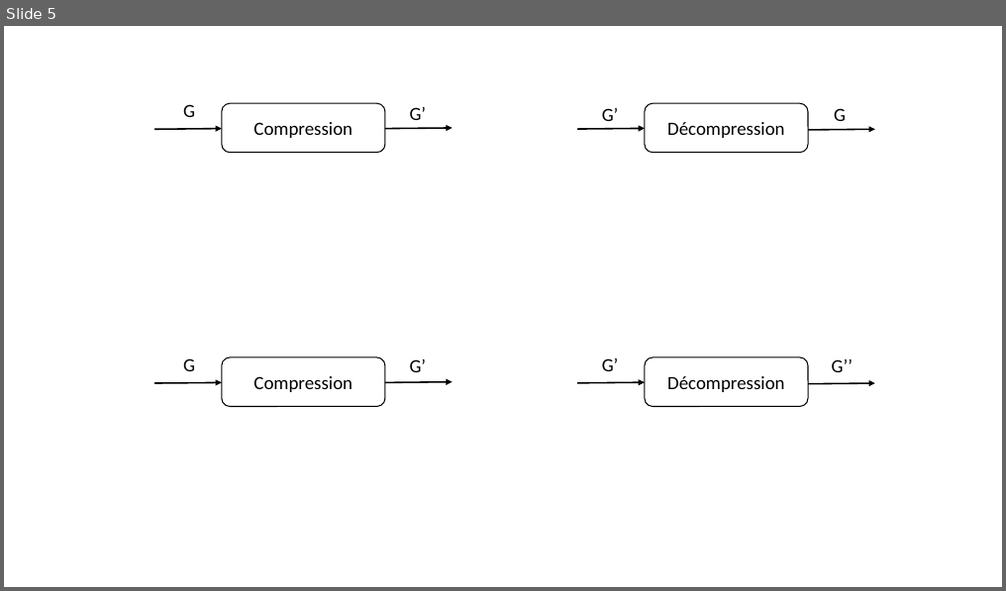
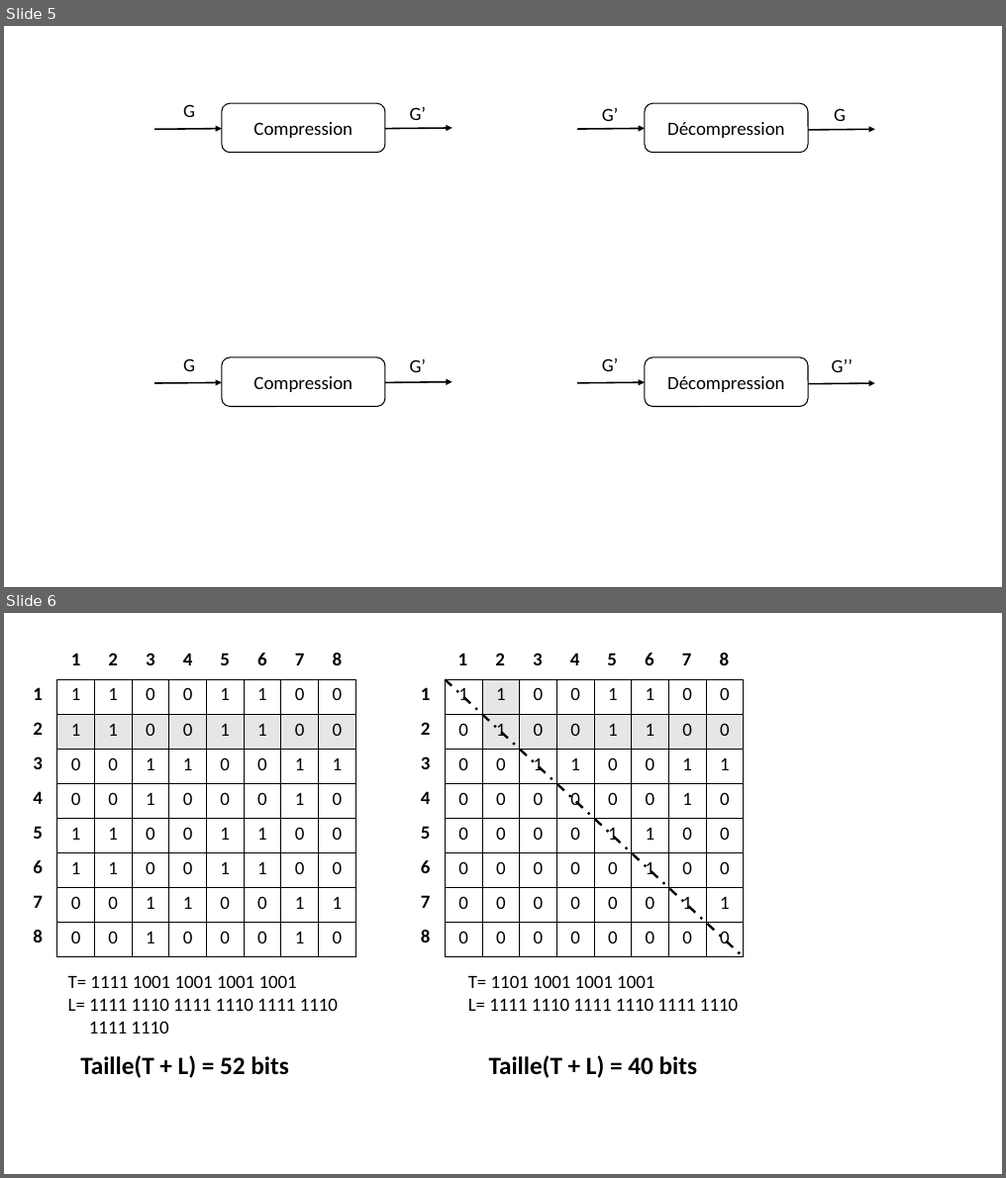
Before and after one commit to GraphCompressionProject/MasterReport, a slide deck: ressources/psd/Présentation1.pptx. Shown one above the other, each under a label of ours: slide 5 before the commit, slides 5 and 6 after it. The pictures are 1006x591 and 1006x1178 pixels, drawn with LibreOffice and Linux fonts; fonts in the diff are those of the drawing. Boxes give left, top, right and bottom in pixels: in the first picture for what was removed or moved away, otherwise in the second. Text is boxed around its words. In the diff, an @@ line names an element or a change of style, - is before the commit and + after.

```diff
--- a/ressources/psd/Présentation1.pptx
+++ b/ressources/psd/Présentation1.pptx
@@ slide 6 added at [4,613,1002,1174], background #FFFFFF @@
@@ table added at [57,646,356,679], 1 rows, 8 columns @@
+1 | 2 | 3 | 4 | 5 | 6 | 7 | 8
@@ table added at [445,646,744,679], 1 rows, 8 columns @@
+1 | 2 | 3 | 4 | 5 | 6 | 7 | 8
@@ table added at [19,679,56,957], 8 rows, 1 columns @@
+1
+2
+3
+4
+5
+6
+7
+8
@@ table added at [57,679,356,958], 8 rows, 8 columns @@
+1 | 1 | 0 | 0 | 1 | 1 | 0 | 0
+1 | 1 | 0 | 0 | 1 | 1 | 0 | 0
+0 | 0 | 1 | 1 | 0 | 0 | 1 | 1
+0 | 0 | 1 | 0 | 0 | 0 | 1 | 0
+1 | 1 | 0 | 0 | 1 | 1 | 0 | 0
+1 | 1 | 0 | 0 | 1 | 1 | 0 | 0
+0 | 0 | 1 | 1 | 0 | 0 | 1 | 1
+0 | 0 | 1 | 0 | 0 | 0 | 1 | 0
@@ table added at [407,679,445,957], 8 rows, 1 columns @@
+1
+2
+3
+4
+5
+6
+7
+8
@@ table added at [445,679,745,958], 8 rows, 8 columns @@
+1 | 1 | 0 | 0 | 1 | 1 | 0 | 0
+0 | 1 | 0 | 0 | 1 | 1 | 0 | 0
+0 | 0 | 1 | 1 | 0 | 0 | 1 | 1
+0 | 0 | 0 | 0 | 0 | 0 | 1 | 0
+0 | 0 | 0 | 0 | 1 | 1 | 0 | 0
+0 | 0 | 0 | 0 | 0 | 1 | 0 | 0
+0 | 0 | 0 | 0 | 0 | 0 | 1 | 1
+0 | 0 | 0 | 0 | 0 | 0 | 0 | 0
@@ line added from (445, 679) to (744, 958), #000000 2.25 pt dashed @@
@@ text added at [68,975,338,1034], 18 pt, text #000000 @@
+T= 1111 1001 1001 1001 1001
+L= 1111 1110 1111 1110 1111 1110
+1111 1110
@@ text added at [468,975,738,1011], 18 pt, text #000000 @@
+T= 1101 1001 1001 1001
+L= 1111 1110 1111 1110 1111 1110
@@ text added at [80,1056,288,1078], 24 pt, text #000000, bold @@
+Taille(T + L) = 52 bits
@@ text added at [489,1056,697,1078], 24 pt, text #000000, bold @@
+Taille(T + L) = 40 bits
```
Also in this commit, not shown: 29 other files.
